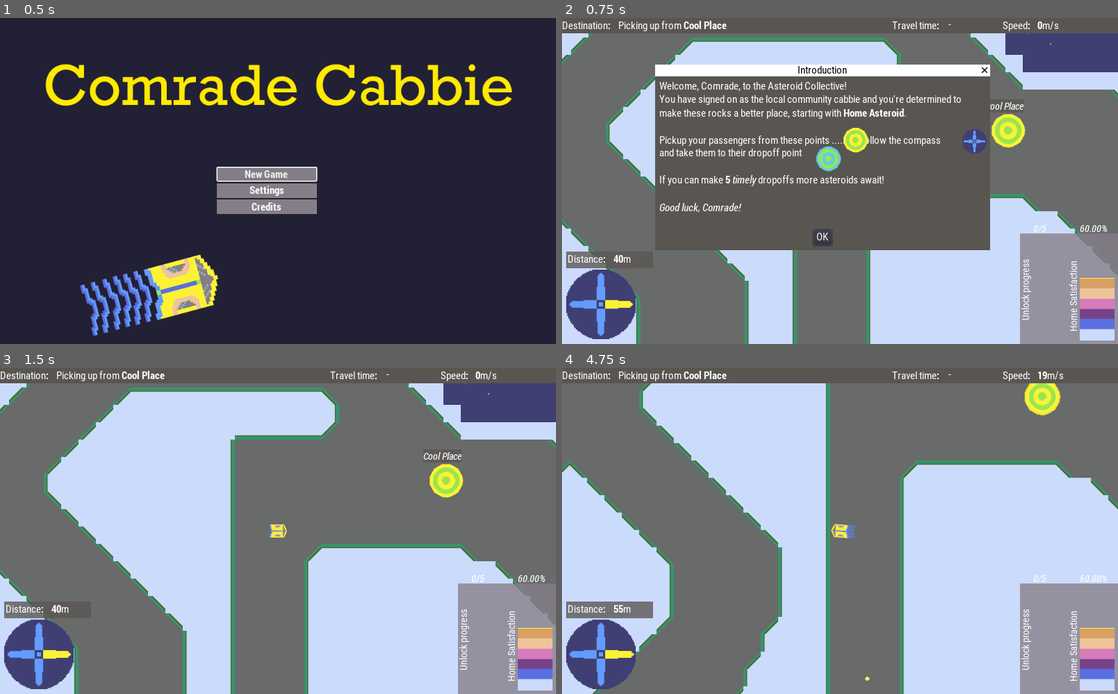
Above: before the commit, frames 1-4 (two rows, left to right).
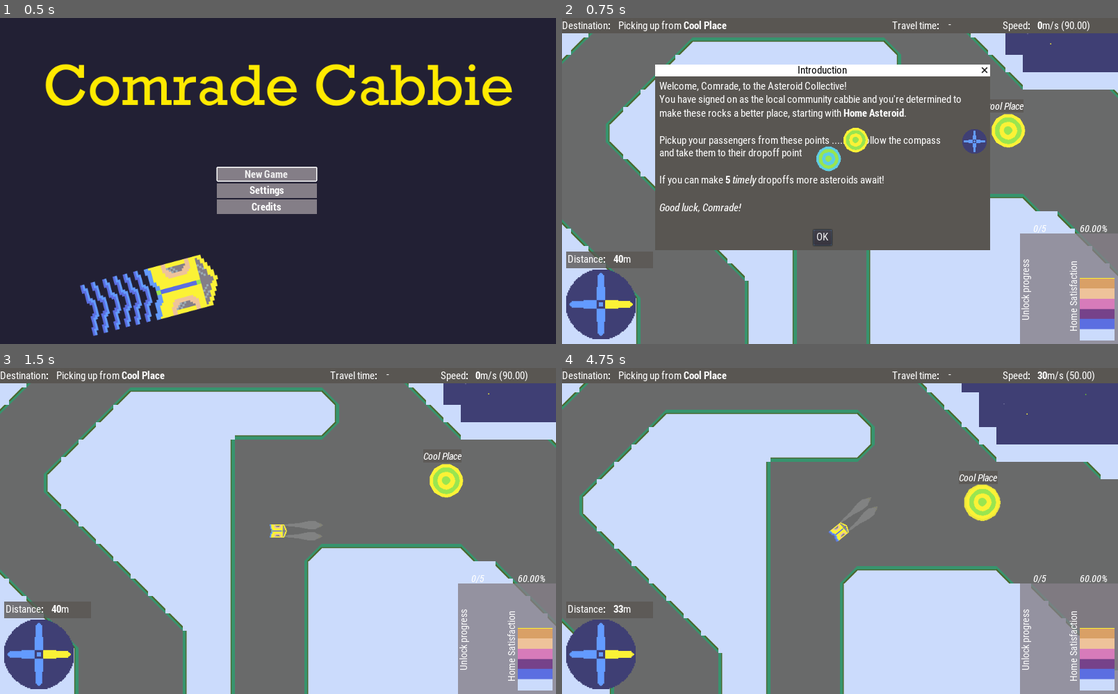
Above: after the commit, the same moments.

Repository: broquaint/comrade-cabbie
Game: Godot game, scene res://Root.tscn
Same seed, same stepped clock (60 frames per second), same inputs: the game is played once before the commit and once after it.
Inputs:
- Up to frame 1 (0.5 s): no input
- Up to frame 2 (0.75 s): click "New Game" at 0.5 s
- Up to frame 3 (1.5 s): click "OK" at 1.25 s
- Up to frame 4 (4.75 s): hold Right (move_right) 2.03-2.78 s; hold Space (action_button, bound only after the commit) 2.03-2.78 s; hold Left (move_left) 2.78-3.53 s; tap Space (action_button, bound only after the commit) at 2.85, 4.35 s; hold Right (move_right) 3.53-4.28 s; hold Space (action_button, bound only after the commit) 3.53-4.28 s; hold Up (move_up) from 4.28 s (still down)

Frame 1 is identical in both runs. In frame 2, less than 0.1% of the frame differs, in the area x 89-95%, y 0-5%; in frame 3, less than 0.1%; in frame 4, 58%, in the area x 0-100%, y 0-100%.

Commit message:
Add a flip behaviour for the ship
Not sure if this will be useful yet, but the prior control scheme felt
lacking. Might be useful with point approach. May drop the bouncing
effect, feels more annoying than fun, but the slippy slidey effect
feels a bit off too. Movement is hard.

Diff:
--- a/AsteroidTileSet.tres
+++ b/AsteroidTileSet.tres
@@ -73,6 +73,9 @@
 
 [sub_resource type="ConvexPolygonShape2D" id=10]
 points = PoolVector2Array( 32, 0, 32, 32, 0, 0 )
+
+[sub_resource type="OccluderPolygon2D" id=33]
+polygon = PoolVector2Array( 0, 0, 32, 0, 32, 32, 0, 32 )
 
 [sub_resource type="ConvexPolygonShape2D" id=6]
 points = PoolVector2Array( 32, 32, 0, 32, 0, 0, 32, 0 )
@@ -262,6 +265,7 @@
 9/region = Rect2( 224, 96, 32, 32 )
 9/tile_mode = 0
 9/occluder_offset = Vector2( 0, 0 )
+9/occluder = SubResource( 33 )
 9/navigation_offset = Vector2( 0, 0 )
 9/shape_offset = Vector2( 0, 0 )
 9/shape_transform = Transform2D( 1, 0, 0, 1, 0, 0 )
--- a/Player.gd
+++ b/Player.gd
@@ -91,19 +91,33 @@
 		$BoostExhaust.emitting = false
 
 	# Hack!
-	get_node("../HUD/Control/Container/Speed").bbcode_text = "[b]%d[/b]m/s" % int(velocity.length() / 8)
+	get_node("../HUD/Control/Container/Speed").bbcode_text = "[b]%d[/b]m/s (%.2f)" % [int(velocity.length() / 8), rotation_degrees]
 
 func _physics_process(delta):
-	var rotation_speed = ROTATION_SPEED
-	if boosting():
-		rotation_speed = BOOST_ROTATION_SPEED
-	elif not Input.is_action_pressed("move_up"):
-		rotation_speed = FLOAT_ROTATION_SPEED
-
-	if Input.is_action_pressed("move_left"):
-		rotation_degrees -= delta * rotation_speed
-	elif Input.is_action_pressed("move_right"):
-		rotation_degrees += delta * rotation_speed
+	if Input.is_action_pressed("action_button") and $Flipper/Cooldown.is_stopped():
+		var to = rotation_degrees - 180.0
+		var flip = $Flipper
+		flip.interpolate_property(
+			self, 'rotation_degrees', rotation_degrees, to, 0.44,
+			Tween.TRANS_LINEAR, Tween.EASE_IN_OUT
+		)
+		flip.start()
+		$Flipper/Cooldown.start(0.88)
+	elif not $Flipper.is_active():
+		var rotation_speed = ROTATION_SPEED
+		if boosting():
+			rotation_speed = BOOST_ROTATION_SPEED
+		elif not Input.is_action_pressed("move_up"):
+			rotation_speed = FLOAT_ROTATION_SPEED
+
+		if Input.is_action_pressed("move_left"):
+			rotation_degrees -= delta * rotation_speed
+		elif Input.is_action_pressed("move_right"):
+			rotation_degrees += delta * rotation_speed
+
+		if Input.is_action_just_released("move_left") or Input.is_action_just_released("move_right"):
+			# TODO Round to nearest X
+			rotation_degrees -= fmod(rotation_degrees, 10.0)
 
 	# get acceleration if thrust is pressed
 	if Input.is_action_pressed("move_up"):
@@ -143,6 +157,7 @@
 #			collision.collider.hit()
 
 func _ready():
+# warning-ignore:return_value_discarded
 	$Decelerating.connect('timeout', self, 'now_decelerating')
 	$Pickup.stream.loop = false
 	$Dropoff.stream.loop = false
@@ -210,7 +225,7 @@
 	var unlocked_asteroids = GameState.unlocked_asteroids()
 	var current_asteroid = GameState.current_asteroid.name.replace('Asteroid', '')
 
-	if unlocked_asteroids.has(current_asteroid) and unlocked_asteroids.size() > 1 and randf() < 0.201:
+	if unlocked_asteroids.has(current_asteroid) and unlocked_asteroids.size() > 1: # and randf() < 0.201:
 		var other_asteroid = unlocked_asteroids[randi() % unlocked_asteroids.size()]
 		dropoffs = get_parent().dropoffs[other_asteroid + 'Asteroid']
 	else:
--- a/Player.tscn
+++ b/Player.tscn
@@ -7,6 +7,7 @@
 [ext_resource path="res://ShipSound.gd" type="Script" id=5]
 [ext_resource path="res://assets/pickup.mp3" type="AudioStream" id=6]
 [ext_resource path="res://assets/dropoff.mp3" type="AudioStream" id=7]
+[ext_resource path="res://assets/ship light.png" type="Texture" id=8]
 
 [node name="Player" type="KinematicBody2D"]
 position = Vector2( -51.7185, 19.0523 )
@@ -16,9 +17,21 @@
 position = Vector2( -0.175596, -0.300093 )
 texture = ExtResource( 2 )
 
+[node name="Sprite" type="Sprite" parent="Sprite2"]
+modulate = Color( 1, 1, 1, 0.160784 )
+position = Vector2( -10.1059, -46.7522 )
+scale = Vector2( 1, 1.5 )
+texture = ExtResource( 8 )
+
+[node name="Sprite2" type="Sprite" parent="Sprite2"]
+modulate = Color( 1, 1, 1, 0.160784 )
+position = Vector2( 10.8941, -45.7522 )
+scale = Vector2( 1, 1.5 )
+texture = ExtResource( 8 )
+
 [node name="CollisionPolygon2D" type="CollisionPolygon2D" parent="."]
 position = Vector2( 0.0995857, -0.278425 )
-polygon = PoolVector2Array( -0.296246, -15.8429, -12.0068, -10.7026, -12.1028, 15.5948, -0.24976, 11.9957, 11.6513, 16.0267, 11.3634, -10.0788 )
+polygon = PoolVector2Array( 0.618912, -15.7739, -1.38109, -15.7739, -12.3811, -10.7739, -12.3811, 16.2261, -9.38109, 16.2261, -9.38109, 15.2261, -4.38109, 15.2261, -0.381088, 13.2261, 3.61891, 15.2261, 8.61891, 15.2261, 8.61891, 16.2261, 11.6189, 16.2261, 11.6189, -10.7739 )
 
 [node name="Camera2D" type="Camera2D" parent="."]
 current = true
@@ -40,6 +53,14 @@
 [node name="Decelerating" type="Timer" parent="."]
 one_shot = true
 
+[node name="Flipper" type="Tween" parent="."]
+playback_speed = 1.1
+playback/speed = 1.1
+
+[node name="Cooldown" type="Timer" parent="Flipper"]
+wait_time = 0.88
+one_shot = true
+
 [node name="ShipSound" type="AudioStreamPlayer" parent="."]
 volume_db = -8.0
 bus = "SFX"
--- a/project.godot
+++ b/project.godot
@@ -67,7 +67,6 @@
 move_up={
 "deadzone": 0.5,
 "events": [ Object(InputEventKey,"resource_local_to_scene":false,"resource_name":"","device":0,"alt":false,"shift":false,"control":false,"meta":false,"command":false,"pressed":false,"scancode":16777232,"physical_scancode":0,"unicode":0,"echo":false,"script":null)
-, Object(InputEventKey,"resource_local_to_scene":false,"resource_name":"","device":0,"alt":false,"shift":false,"control":false,"meta":false,"command":false,"pressed":false,"scancode":32,"physical_scancode":0,"unicode":0,"echo":false,"script":null)
 , Object(InputEventJoypadButton,"resource_local_to_scene":false,"resource_name":"","device":0,"button_index":0,"pressure":0.0,"pressed":false,"script":null)
 , Object(InputEventKey,"resource_local_to_scene":false,"resource_name":"","device":0,"alt":false,"shift":false,"control":false,"meta":false,"command":false,"pressed":false,"scancode":87,"physical_scancode":0,"unicode":0,"echo":false,"script":null)
  ]
@@ -97,6 +96,12 @@
 , Object(InputEventJoypadButton,"resource_local_to_scene":false,"resource_name":"","device":0,"button_index":11,"pressure":0.0,"pressed":false,"script":null)
  ]
 }
+action_button={
+"deadzone": 0.5,
+"events": [ Object(InputEventKey,"resource_local_to_scene":false,"resource_name":"","device":0,"alt":false,"shift":false,"control":false,"meta":false,"command":false,"pressed":false,"scancode":32,"physical_scancode":0,"unicode":0,"echo":false,"script":null)
+, Object(InputEventJoypadButton,"resource_local_to_scene":false,"resource_name":"","device":0,"button_index":1,"pressure":0.0,"pressed":false,"script":null)
+ ]
+}
 
 [physics]
 
Not shown: 1 places in AsteroidTileSet.tres that only renumber resources
Not shown: 1 places in Player.tscn that only renumber resources
Binary file added: assets/ship light.png
Not shown, added: assets/ship light.png.import
